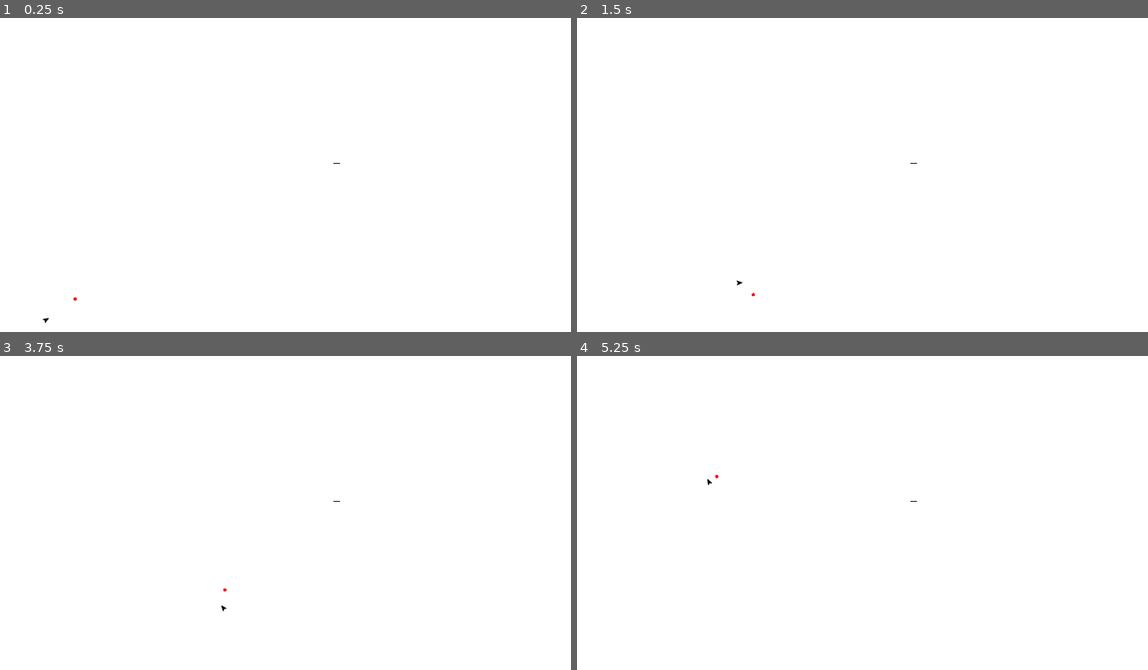
Above: before the commit, frames 1-4 (two rows, left to right).
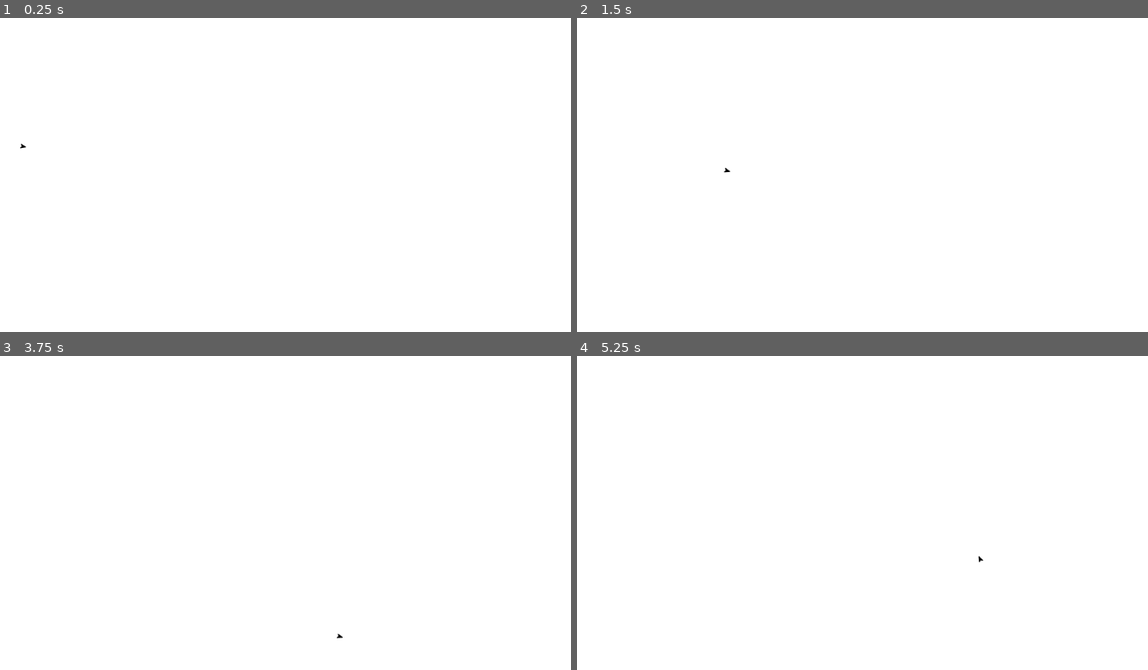
Above: after the commit, the same moments.

Repository: Whiskydog/steering-behaviors-godot
Game: Godot game, scene res://scenes/test_path.tscn
The game is run twice, just before and just after one commit, with the same random seed, the same clock (stepped at 60 frames per second) and the same inputs. This scene is started directly instead of the project's main scene.
Inputs (mouse positions are in pixels of both pictures, inside the frame that each line leads up to):
- Up to frame 1 (0.25 s): no input
- Up to frame 2 (1.5 s): move the mouse to (1056, 143) at 0.52 s; tap 5 (arrive) at 0.6 s; tap 4 (evade) at 0.8, 1.35 s; tap Enter at 1.25 s; move the mouse to (776, 181) at 1.27 s
- Up to frame 3 (3.75 s): tap 2 (flee) at 1.55, 2.1 s; move the mouse to (399, 415) at 2.02 s; tap 3 (pursuit) at 2.3, 2.85 s; tap Space at 2.75 s; move the mouse to (302, 578) at 2.77 s; tap 1 (seek) at 3.05, 3.6 s; tap Enter at 3.5 s; move the mouse to (531, 560) at 3.52 s
- Up to frame 4 (5.25 s): tap 6 (wander) at 3.8, 4.35 s; tap Space at 4.25 s; move the mouse to (708, 443) at 4.27 s; tap 5 (arrive) at 4.55, 5.1 s; move the mouse to (942, 500) at 5.02 s

The runs differ from the first frame. In frame 1, less than 0.1% of the frame differs, in the area x 3-60%, y 40-98%; in frame 2, less than 0.1%, in the area x 25-60%, y 46-89%; in frame 3, less than 0.1%; in frame 4, less than 0.1%.

Commit message:
Better path following implementation

Diff:
--- a/scenes/test_path.tscn
+++ b/scenes/test_path.tscn
@@ -1,38 +1,41 @@
 [gd_scene load_steps=5 format=2]
 
-[ext_resource path="res://scenes/path.tscn" type="PackedScene" id=1]
-[ext_resource path="res://scripts/tests/test_path.gd" type="Script" id=2]
+[ext_resource path="res://scripts/tests/test_path.gd" type="Script" id=1]
+[ext_resource path="res://scenes/path.tscn" type="PackedScene" id=2]
 [ext_resource path="res://scenes/steerable.tscn" type="PackedScene" id=3]
 [ext_resource path="res://scripts/mouse_target.gd" type="Script" id=4]
 
 [node name="TestPathFollowing" type="Node2D"]
-script = ExtResource( 2 )
+script = ExtResource( 1 )
 
-[node name="Path" parent="." instance=ExtResource( 1 )]
+[node name="Path" parent="." instance=ExtResource( 2 )]
 
 [node name="Node2D" type="Node2D" parent="Path"]
-position = Vector2( -396.505, 209.518 )
+position = Vector2( -470.364, 10.5512 )
 
 [node name="Node2D2" type="Node2D" parent="Path"]
-position = Vector2( -121.459, 197.697 )
+position = Vector2( -156.127, 18.3253 )
 
 [node name="Node2D3" type="Node2D" parent="Path"]
-position = Vector2( -297.18, -37.6032 )
+position = Vector2( -153.984, 199.047 )
 
 [node name="Node2D4" type="Node2D" parent="Path"]
-position = Vector2( -156.683, -201.267 )
+position = Vector2( 185.401, 238.157 )
 
 [node name="Node2D5" type="Node2D" parent="Path"]
-position = Vector2( 90.4395, -126.615 )
+position = Vector2( -70.8442, -204.996 )
 
 [node name="Node2D6" type="Node2D" parent="Path"]
-position = Vector2( 186.908, 91.9468 )
+position = Vector2( 227.606, -217.055 )
 
 [node name="Node2D7" type="Node2D" parent="Path"]
-position = Vector2( 419.036, -79.8882 )
+position = Vector2( 263.782, 33.1611 )
+
+[node name="Node2D8" type="Node2D" parent="Path"]
+position = Vector2( 544.144, 12.0586 )
 
 [node name="Steerable" parent="." instance=ExtResource( 3 )]
-position = Vector2( -452.929, 248.45 )
+position = Vector2( -789.062, -31.9124 )
 max_speed = 160.0
 
 [node name="Camera2D" type="Camera2D" parent="."]
--- a/scripts/path.gd
+++ b/scripts/path.gd
@@ -1,16 +1,56 @@
 extends Node2D
 
 
-var points = PoolVector2Array([])
+var point_count
+var points = PoolVector2Array()
 export(float) var radius = 20.0
-var latest_normal_point
+export(bool) var cyclic = false
+
+var total_path_length
+var normals
+var lengths
+var segment_length
+var segment_projection
+var segment_normal
+var local
+var chosen
 
 
 func _ready():
-	$'/root/Global'.connect('update_nodes', self, 'on_global_update_nodes')
+	point_count = get_children().size()
+	total_path_length = 0.0
+	if cyclic:
+		point_count += 1
+	lengths = PoolRealArray()
+	points = PoolVector2Array()
+	normals = PoolVector2Array()
+	normals.append(Vector2.ZERO)
+	lengths.append(0.0)
+
 	for point in get_children():
 		add_point(point.global_position.x, point.global_position.y)
+
+	for i in range(point_count):
+		var close_cycle = cyclic and i == point_count - 1
+		var j
+		if close_cycle:
+			j = 0
+		else:
+			j = i
+		points[i] = points[j]
+
+		if i > 0:
+			normals.append(Vector2.ZERO)
+			normals[i] = points[i] - points[i-1]
+			lengths.append(0.0)
+			lengths[i] = normals[i].length()
+
+			normals[i] *= 1 / lengths[i]
+
+			total_path_length += lengths[i]
+
 	hide()
+	$'/root/Global'.connect('update_nodes', self, '_on_global_update_nodes')
 
 
 func _draw():
@@ -24,34 +64,83 @@
 	points.append(Vector2(x, y))
 
 
-func get_normal_point(point, a, b):
-	var ap = point - a
-	var ab = b - a
-	var normal_point = a + ap.project(ab)
-	if ab.length() < (b-normal_point).length():
-		normal_point = a
-	elif ab.length() < (a-normal_point).length():
-		normal_point = b
-	return normal_point
+func _on_global_update_nodes():
+	visible = not visible
 
 
-func get_target(point):
-	var target = null
-	var world_record = 1000000
-	for i in points.size() - 1:
-		var a = points[i]
-		var b = points[i+1]
-		var normal_point = get_normal_point(point, a, b)
+func map_point_to_path(point):
+	var d
+	var min_distance = 9999999.0
+	var on_path
+	var tangent
+	var outside
 
-		var distance = point.distance_to(normal_point)
+	for i in range(1, point_count):
+		segment_length = lengths[i]
+		segment_normal = normals[i]
+		d = point_to_segment_distance(point, points[i-1], points[i])
+		if d < min_distance:
+			min_distance = d
+			on_path = chosen
+			tangent = segment_normal
 
-		if distance < world_record:
-			world_record = distance
-			latest_normal_point = normal_point
-			target = normal_point + (b-a).normalized() * 10
-
-	return target
+	outside = on_path.distance_to(point) - radius
+	return [on_path, tangent, outside]
 
 
-func on_global_update_nodes():
-	visible = not visible
+func map_point_to_path_distance(point) -> float:
+	var d
+	var min_distance = 9999999.0
+	var segment_length_total = 0.0
+	var path_distance = 0.0
+
+	for i in range(1, point_count):
+		segment_length = lengths[i]
+		segment_normal = normals[i]
+		d = point_to_segment_distance(point, points[i-1], points[i])
+		if d < min_distance:
+			min_distance = d
+			path_distance = segment_length_total + segment_projection
+		segment_length_total += segment_length
+
+	return path_distance
+
+
+func map_path_distance_to_point(path_distance) -> Vector2:
+	var remaining = path_distance
+	if cyclic:
+		remaining = fmod(path_distance, total_path_length)
+	else:
+		if path_distance < 0:
+			return points[0]
+		if path_distance >= total_path_length:
+			return points[point_count-1]
+
+	var result = Vector2.ZERO
+	for i in range(1, point_count):
+		segment_length = lengths[i]
+		if segment_length < remaining:
+			remaining -= segment_length
+		else:
+			var ratio = remaining / segment_length
+			result = points[i-1].linear_interpolate(points[i], ratio)
+			break
+	return result
+
+
+func point_to_segment_distance(point, ep0, ep1) -> float:
+	local = point - ep0
+	segment_projection = segment_normal.dot(local)
+
+	if segment_projection < 0:
+		chosen = ep0
+		segment_projection = 0
+		return point.distance_to(ep0)
+	if segment_projection > segment_length:
+		chosen = ep1
+		segment_projection = segment_length
+		return point.distance_to(ep1)
+
+	chosen = segment_normal * segment_projection
+	chosen += ep0
+	return point.distance_to(chosen)
--- a/scripts/steer_engine.gd
+++ b/scripts/steer_engine.gd
@@ -127,16 +127,42 @@
 
 
 func follow_path(boid: KinematicBody2D, path) -> Vector2:
-	var desired = boid.velocity
-	var predict_pos = boid.velocity.normalized() * 25 + boid.position
-	var normal_point = path.get_normal_point(predict_pos, boid.a, boid.b)
-	if normal_point == boid.b:
-		boid.i = clamp(boid.i+1, 0, path.points.size()-2)
-		boid.a = path.points[boid.i]
-		boid.b = path.points[boid.i+1]
-		normal_point = path.get_normal_point(predict_pos, boid.a, boid.b)
-	$'../TestPathFollowing'.normal_point = normal_point
-	var target = normal_point + (boid.b-boid.a).normalized() * 10
-	if predict_pos.distance_to(normal_point) > path.radius:
-		desired = seek_pos(boid, target)
-	return desired
+	return steer_to_follow_path(boid, path, 1, 1)
+
+
+func steer_to_stay_on_path(boid, path, prediction_time):
+	var future_position = boid.predict_future_position(prediction_time)
+	var ret_array = path.map_point_to_path(future_position)
+	var on_path = ret_array[0]
+	var tangent = ret_array[1]
+	var outside = ret_array[2]
+
+	if outside < 0:
+		return Vector2.ZERO
+	else:
+		return seek_pos(boid, on_path)
+
+
+func steer_to_follow_path(boid, path, prediction_time, direction):
+	var path_distance_offset = direction * prediction_time * boid.max_speed
+	var future_position = boid.predict_future_position(prediction_time)
+	var now_path_distance = path.map_point_to_path_distance(boid.position)
+	var future_path_distance = path.map_point_to_path_distance(future_position)
+
+	var right_way
+	if path_distance_offset > 0:
+		right_way = now_path_distance < future_path_distance
+	else:
+		right_way = now_path_distance > future_path_distance
+
+	var ret_array = path.map_point_to_path(future_position)
+	var on_path = ret_array[0]
+	var tangent = ret_array[1]
+	var outside = ret_array[2]
+
+	if outside < 0 && right_way:
+		return Vector2.ZERO
+	else:
+		var target_path_distance = now_path_distance + path_distance_offset
+		var target = path.map_path_distance_to_point(target_path_distance)
+		return seek_pos(boid, target)
--- a/scripts/steerable.gd
+++ b/scripts/steerable.gd
@@ -16,13 +16,11 @@
 export(float) var max_speed: float = 260.0
 export(float) var max_force: float = 6.0
 var wander_circle: Node2D
-var a
-var b
-var i = 0
 
 
 func _ready():
 	wander_circle = $'WanderCircle'
+	velocity = Vector2.RIGHT * max_speed
 
 
 func _process(_delta):
@@ -67,8 +65,9 @@
 func add_behavior(target, behavior):
 	if behavior == 'wander':
 		wander_circle.show()
-	if behavior == 'follow_path':
-		a = target.points[i]
-		b = target.points[i+1]
 	targets.append(target)
 	behaviors.append(funcref(steer_engine, behavior))
+
+
+func predict_future_position(prediction_time):
+	return position + velocity * prediction_time
--- a/scripts/tests/test_path.gd
+++ b/scripts/tests/test_path.gd
@@ -3,17 +3,7 @@
 
 onready var path = $Path
 onready var steerable = $Steerable
-var normal_point = Vector2.ZERO
+
 
 func _ready():
-	#steerable.add_behavior($MouseTarget, 'arrive')
 	steerable.add_behavior($Path, 'follow_path')
-
-
-func _process(_delta):
-	update()
-
-
-func _draw():
-	draw_line(Vector2.ZERO, Vector2.RIGHT * 10, Color.black)
-	draw_circle(normal_point, 2.5, Color.red)
